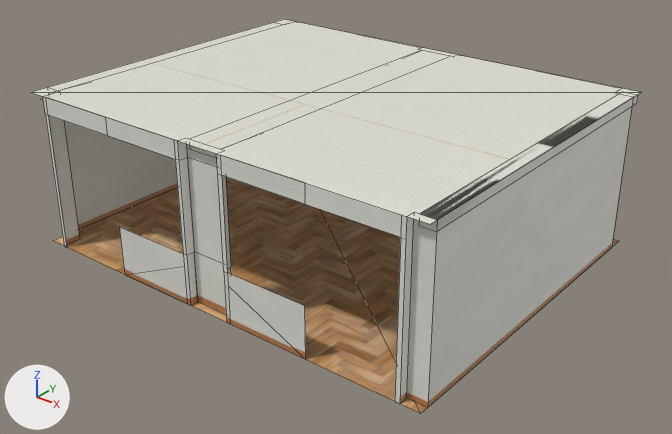
An edit to the FBX model Assets/05_Models/Structures/ClassRoom.fbx, drawn before and after from the same camera.
Before and after are seen from a 50 mm lens placed at (15.22, -19.02, 12.57), pointed at (0.39, -0.48, 1.08). Arrows for +X, +Y and +Z are at lower left; the lights stay in place. Mesh edges are drawn as thin lines. Where no turn or scale is listed for an object, it has been applied to the vertices.

The scene before the commit, as lines of its bpy script (objects in view):
```python
me_scene_001 = bpy.data.meshes.new('Scene.001')
me_scene_001.from_pydata(...)  # 29 vertices, 19 faces; spans x -6.5..6.5, y -4.94..4.94, z 4.29..4.55
me_scene_001.materials.append(mat_classroomcolumn_001)  # picture img_classroomcolumn_b_jpg
me_scene_002 = bpy.data.meshes.new('Scene.002')
me_scene_002.from_pydata(...)  # 4 vertices, 2 faces; spans x -6.5..6.5, y -5.2..5.2, z 4.55
me_scene_002.materials.append(mat_classroomceiling)  # picture img_classroomceiling_b_jpg
me_scene_004 = bpy.data.meshes.new('Scene.004')
me_scene_004.from_pydata(...)  # 140 vertices, 90 faces; spans x -6.5..6.5, y -5.2..5.4, z 0.0..4.55
me_scene_004.materials.append(mat_classroomwall)  # picture img_classroomwall_b_jpg
ob_beams = bpy.data.objects.new('Beams', me_scene_001)
ob_beams.location = (0.0, 0.0, 0.0)
ob_ceiling = bpy.data.objects.new('Ceiling', me_scene_002)
ob_ceiling.location = (0.0, 0.0, 0.0)
ob_wall = bpy.data.objects.new('Wall', me_scene_004)
ob_wall.location = (0.0, 0.0, 0.0)
# also in view: 'Floor' at (0.0, 0.0, 0.0)
```
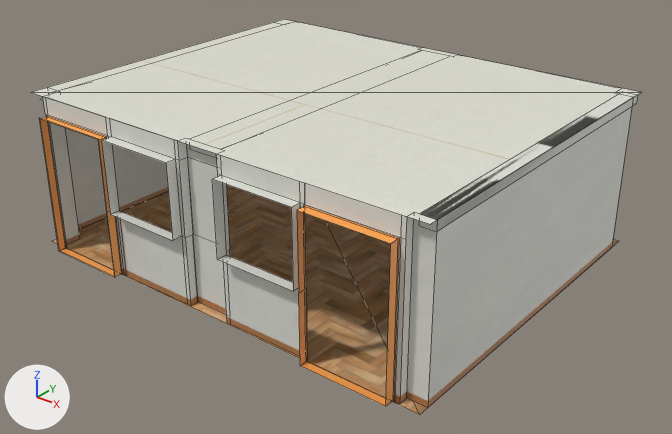
Pixel boxes (x1, y1, x2, y2) of what changed, in the pictures (672 x 434 px):
'Wall', reshaped
    before: (43, 97, 633, 408)
    after: (39, 97, 633, 408)
part 1 of me_scene_004, built on
    before: (106, 117, 306, 360)
    after: (39, 115, 401, 406)
part 2 of me_scene_004, surface changed
    both: (45, 106, 613, 405)

What changed in the scene script:
```text
Add img_steel_b_jpg:
    img_steel_b_jpg = load_image('Steel_B.jpg', '../../04_Images/Textures/Steel_B.jpg', 1024, 1024, 'sRGB')
Add mat_windowframe:
    mat_windowframe = principled_material('WindowFrame')
    mat_windowframe.texture = img_steel_b_jpg
    mat_windowframe.roughness = 0.553
Change me_scene_004:
    used by ob_wall; location = (0.0, 0.0, 0.0)
    remove me_scene_004.from_pydata(...)  # 140 vertices, 90 faces; spans x -6.5..6.5, y -5.2..5.4, z 0.0..4.55
    add me_scene_004.from_pydata(...)  # 195 vertices, 136 faces; spans x -6.5..6.5, y -5.5..5.4, z 0.0..4.55
    me_scene_004 part 1
    6 vertices are removed from x -3.25..3.25, y -5.2, z 0.0..1.47
    9 faces are deleted
    7 vertices in x -0.65..0.78, y -5.2..-4.94, z 1.47 move by (0.0, 0.0, 0.5)
    1 vertex moves from x 3.25, y -5.2, z 0.0 to x 3.17, y -5.2, z 0.0
    38 vertices are added at x -5.82..3.33, y -5.5..-5.2, z 0.0..4.55
    6 new vertices lie (0.0, -0.05, 0.0) away from vertices in x -5.82..5.82, y -5.2, z 0.0..4.05
    6 new vertices lie (0.0, -0.3, 0.0) away from vertices in x -3.17..0.78, y -5.2, z 1.47..4.05
    5 new vertices lie (2.39, 0.0, 0.0) away from vertices in x 0.78, y -5.5..-5.2, z 1.47..4.55
    8 new vertices lie (2.46, 0.0, 0.0) away from vertices in x -5.79..3.33, y -5.5..-5.25, z 0.03..4.02
    36 new faces join them, mat_classroomwall (picture img_classroomwall_b_jpg)
    20 new faces join them, mat_windowframe (picture img_steel_b_jpg)
    me_scene_004 part 2: 23 kept faces spanning x -5.95..6.5, y -5.2..5.2, z 0.0..4.55 get new texture (UV) coordinates
    add me_scene_004.materials.append(mat_windowframe)  # picture img_steel_b_jpg
```
